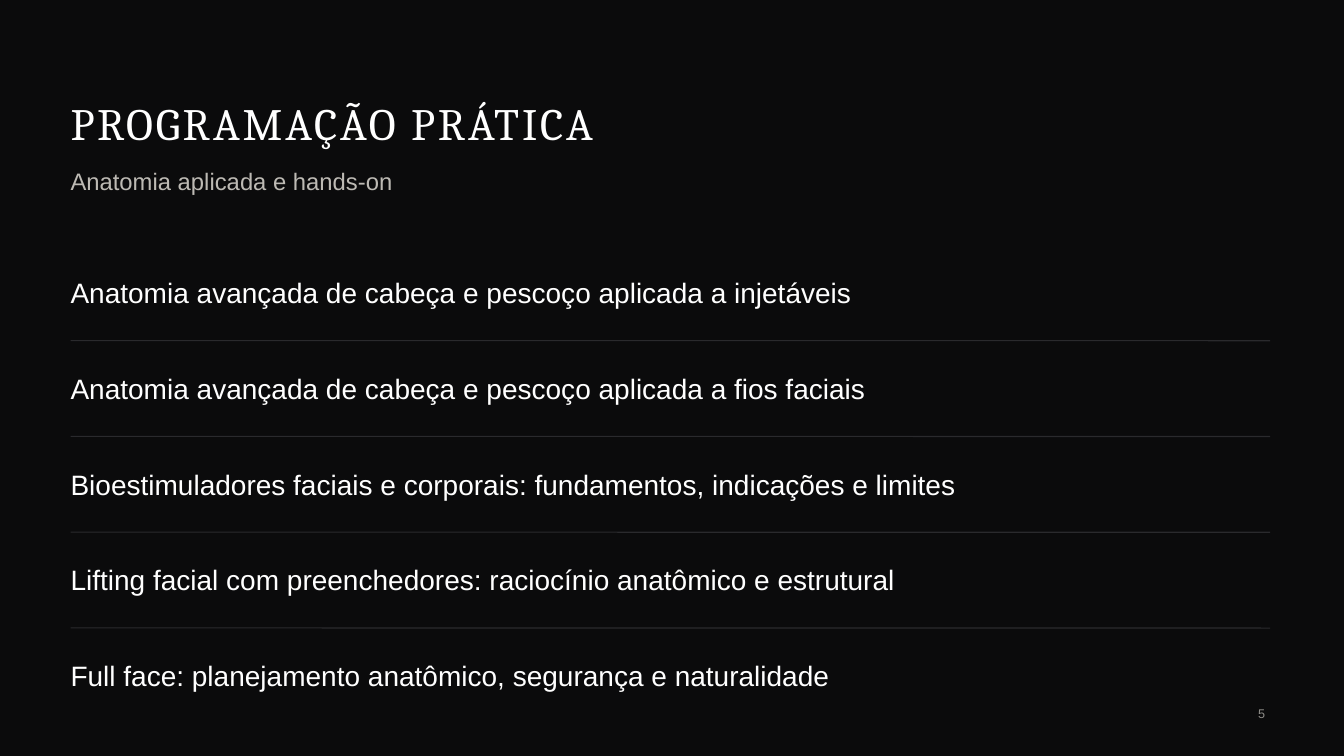
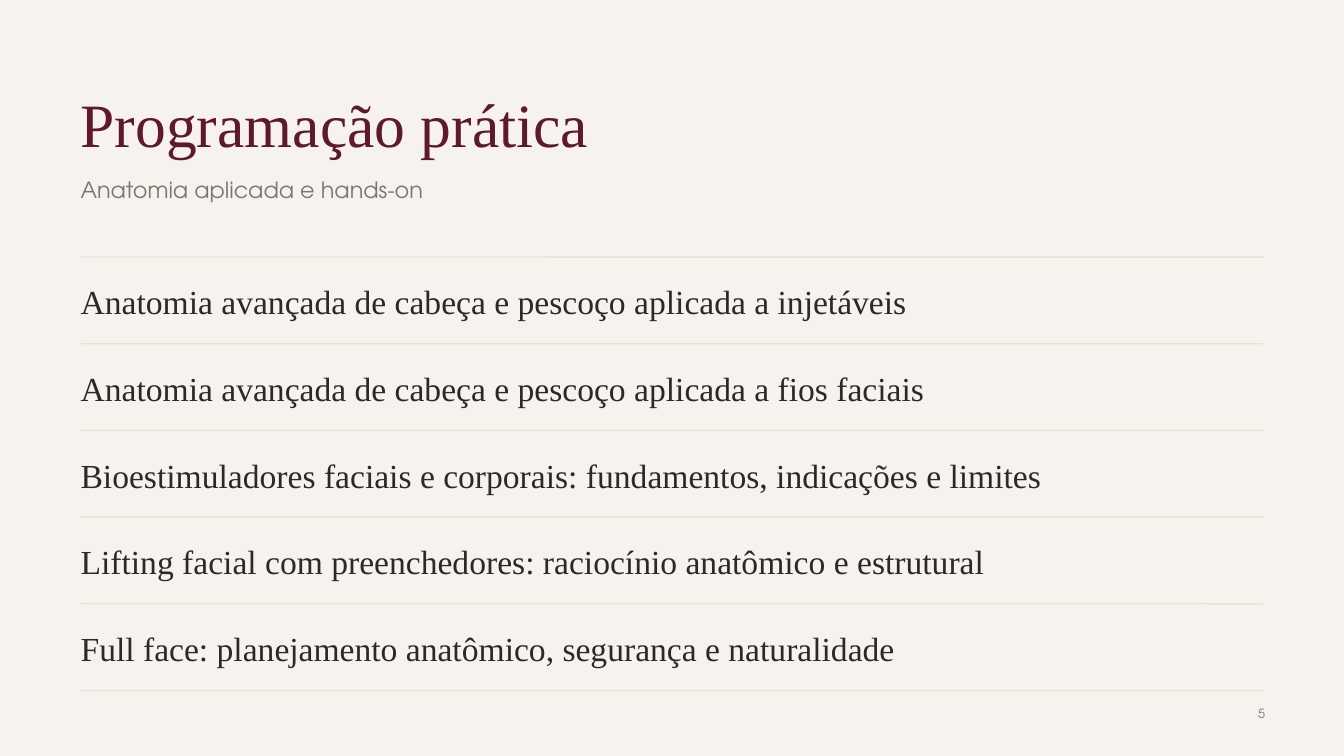
Before and after one commit to humbertovecchi/vecchi, a slide deck: slide 5 of entregas/Formacao-Internacional-Etapa-Miami.pptx. Drawn at 1344x756 pixels with LibreOffice and Linux fonts; fonts in the diff are those of the drawing. Boxes give left, top, right and bottom in pixels: in the first picture for what was removed or moved away, otherwise in the second. Text is boxed around its words. In the diff, an @@ line names an element or a change of style, - is before the commit and + after.

```diff
--- a/entregas/Formacao-Internacional-Etapa-Miami.pptx
+++ b/entregas/Formacao-Internacional-Etapa-Miami.pptx
@@ background #0B0B0C to #F6F3EE @@
@@ title at bbox=[81, 104, 588, 158]: text changed; size 32 to 44 pt; font Cambria to Times New Roman; text colour #FFFFFF to #5E1A2A @@
-PROGRAMAÇÃO PRÁTICA
+Programação prática
@@ text "Anatomia aplicada e hands-on": place and size @@
-text "Anatomia aplicada e hands-on" at bbox=[71, 172, 392, 195]
+text "Anatomia aplicada e hands-on" at bbox=[81, 181, 423, 202]
@@ text "Anatomia aplicada e hands-on" at bbox=[81, 181, 423, 202]: size 17 to 16 pt, font Arial to TeX Gyre Adventor, text colour #BDBAB4 to #7D7771; vertical alignment middle to top @@
@@ line added from (81, 257) to (1263, 257), #E7E1D8 1 pt @@
@@ text "Anatomia avançada de cabeça e ...": place and size @@
-text "Anatomia avançada de cabeça e ..." at bbox=[71, 282, 851, 308]
+text "Anatomia avançada de cabeça e ..." at bbox=[81, 290, 907, 321]
@@ text "Anatomia avançada de cabeça e ...": place and size @@
-text "Anatomia avançada de cabeça e ..." at bbox=[71, 378, 864, 404]
+text "Anatomia avançada de cabeça e ..." at bbox=[81, 377, 924, 408]
@@ line moved from (71, 341) - (1270, 341) to (81, 344) - (1263, 344) @@
@@ line (81, 344) - (1263, 344): stroke #2A2A2D 0.75 pt to #E7E1D8 1 pt @@
@@ text "Bioestimuladores faciais e corporais: fundamentos, ...": place and size @@
-text "Bioestimuladores faciais e corporais: fundamentos, ..." at bbox=[71, 474, 955, 500]
+text "Bioestimuladores faciais e corporais: fundamentos, ..." at bbox=[81, 464, 1041, 494]
@@ line moved from (71, 437) - (1270, 437) to (81, 431) - (1263, 431) @@
@@ line (81, 431) - (1263, 431): stroke #2A2A2D 0.75 pt to #E7E1D8 1 pt @@
@@ text "Lifting facial com preenchedores: raciocínio ...": place and size @@
-text "Lifting facial com preenchedores: raciocínio ..." at bbox=[71, 569, 895, 595]
+text "Lifting facial com preenchedores: raciocínio ..." at bbox=[81, 550, 984, 581]
@@ line moved from (71, 532) - (1270, 532) to (81, 517) - (1263, 517) @@
@@ line (81, 517) - (1263, 517): stroke #2A2A2D 0.75 pt to #E7E1D8 1 pt @@
@@ size 20 to 24 pt, font Arial to Times New Roman, text colour #FFFFFF to #2B2A29 in 5 elements at bbox=[81, 377, 924, 408], bbox=[81, 290, 907, 321], bbox=[81, 464, 1041, 494], bbox=[81, 550, 984, 581], bbox=[81, 637, 894, 668] @@
@@ text "Full face: planejamento anatômico, segurança ...": place and size @@
-text "Full face: planejamento anatômico, segurança ..." at bbox=[71, 665, 829, 691]
+text "Full face: planejamento anatômico, segurança ..." at bbox=[81, 637, 894, 668]
@@ line moved from (71, 628) - (1270, 628) to (81, 604) - (1263, 604) @@
@@ line (81, 604) - (1263, 604): stroke #2A2A2D 0.75 pt to #E7E1D8 1 pt @@
@@ line added from (81, 691) to (1263, 691), #E7E1D8 1 pt @@
@@ page number at bbox=[1258, 708, 1265, 718]: font Arial to TeX Gyre Adventor, text colour #8E8C88 to #7D7771 @@
```
Also in this commit, not shown: 8 other slides changed, 1 slide added, 1 slide removed, 10 other files.
